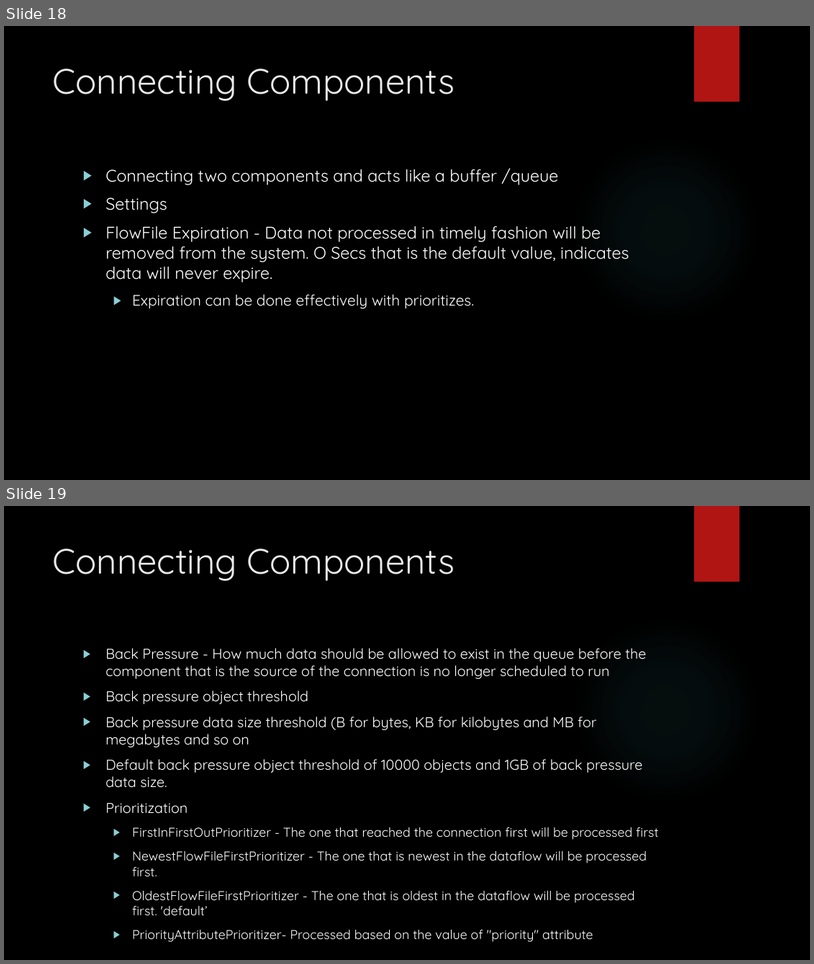
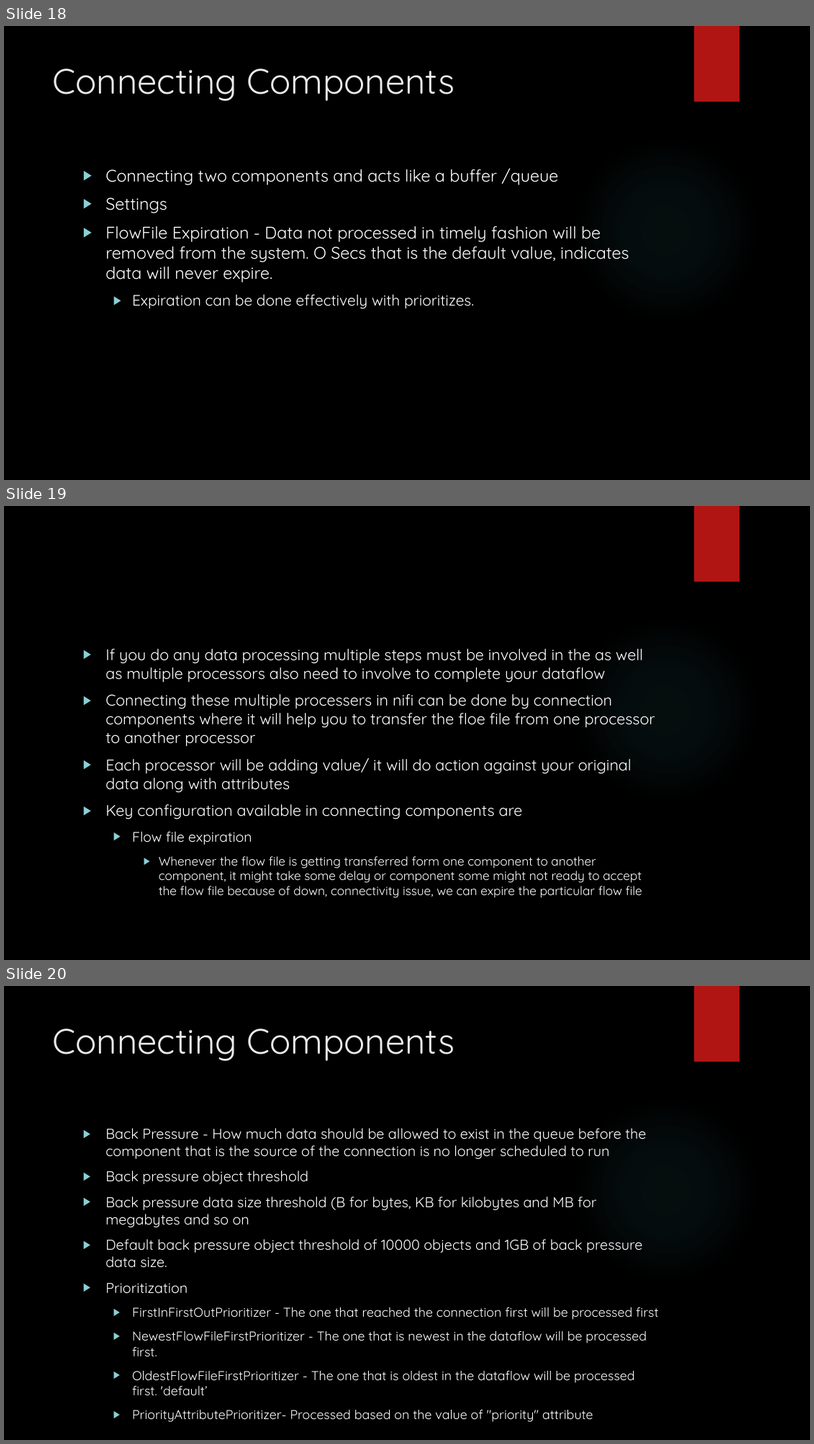
Before and after one commit to karthick1808/apachenifi, a slide deck: Apache Nifi.pptx. Shown one above the other, each under a label of ours: slides 18 and 19 before the commit, slides 18, 19 and 20 after it. The pictures are 814x964 and 814x1444 pixels, drawn with LibreOffice and Linux fonts; fonts in the diff are those of the drawing; background and template pictures are left out. Boxes give left, top, right and bottom in pixels: in the first picture for what was removed or moved away, otherwise in the second. Text is boxed around its words. In the diff, an @@ line names an element or a change of style, - is before the commit and + after.

```diff
--- a/Apache Nifi.pptx
+++ b/Apache Nifi.pptx
@@ slide 19 added at (x1=4, y1=506, x2=810, y2=960), background picture (left out); not listed: 2 template elements that a slide beside it also shows @@
@@ text added at (x1=106, y1=649, x2=656, y2=898), 18.5 pt, text #FFFFFF @@
+▶ If you do any data processing multiple steps must be involved in the as well as multiple processors also need to involve to complete your dataflow
+▶ Connecting these multiple processers in nifi can be done by connection components where it will help you to transfer the floe file from one processor to another processor
+▶ Each processor will be adding value/ it will do action against your original data along with attributes
+▶ Key configuration available in connecting components are
+  ▶ Flow file expiration
+    ▶ Whenever the flow file is getting transferred form one component to another component, it might take some delay or component some might not ready to accept the flow file because of down, connectivity issue, we can expire the particular flow file
@@ what was slide 19 is now slide 20 @@
```
Also in this commit, not shown: 1 slide changed, 10 other slides added.
